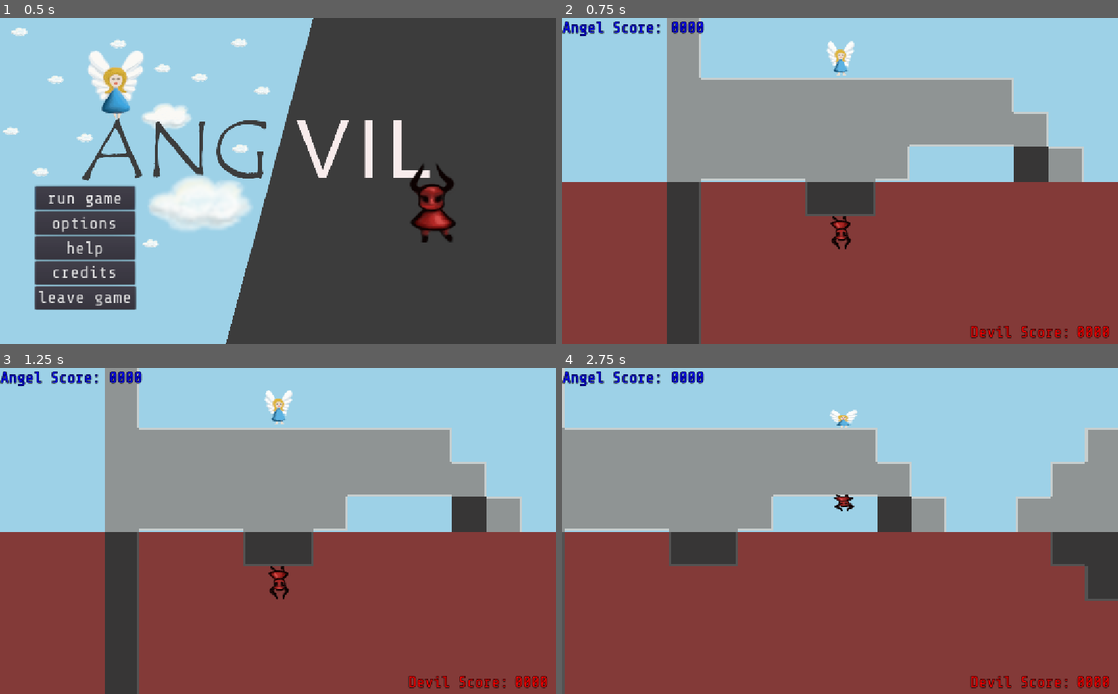
Above: before the commit, frames 1-4 (two rows, left to right).
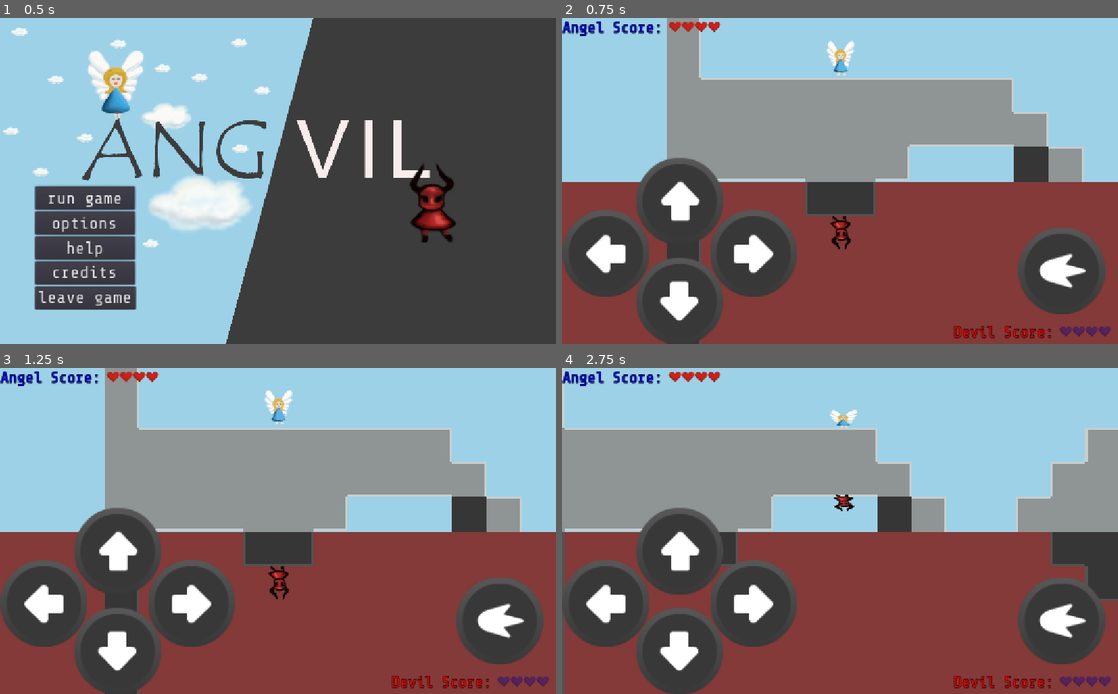
Above: after the commit, the same moments.

Repository: ang-vil/angvil
Game: Godot game, scene res://scenes/menu.tscn
The game is run twice, just before and just after one commit, with the same random seed, the same clock (stepped at 60 frames per second) and the same inputs.
Inputs:
- Up to frame 1 (0.5 s): no input
- Up to frame 2 (0.75 s): click "run game" at 0.5 s
- Up to frame 3 (1.25 s): no input
- Up to frame 4 (2.75 s): tap Enter (ui_accept) at 1.25, 1.52, 2.27 s; hold Right (key_right) 1.28-2.03 s; tap Space (shoot) at 1.35, 2.1 s; hold Down (key_down) from 2.03 s (still down)

Frame 1 is identical in both runs. In frame 2, 16% of the frame differs, in the area x 0-99%, y 1-100%; in frame 3, 16%; in frame 4, 17%.

Commit message:
make touchbuttons bigger, split them in two halves, add hearts instead of score

Diff:
--- a/scenes/hud.tscn
+++ b/scenes/hud.tscn
@@ -7,6 +7,8 @@
 [ext_resource path="res://assets/touchbuttons/buttonDown.png" type="Texture" id=5]
 [ext_resource path="res://assets/touchbuttons/buttonLeft.png" type="Texture" id=6]
 [ext_resource path="res://scripts/hud.gd" type="Script" id=7]
+[ext_resource path="res://assets/Heart_Red.png" type="Texture" id=8]
+[ext_resource path="res://assets/Heart_Purple.png" type="Texture" id=9]
 
 [sub_resource type="DynamicFont" id=5]
 size = 30
@@ -26,9 +28,9 @@
 anchor_top = 1.0
 anchor_right = 1.0
 anchor_bottom = 1.0
-margin_left = -272.0
+margin_left = -304.0
 margin_top = -40.0
-margin_right = -50.0
+margin_right = -82.0
 rect_pivot_offset = Vector2( 312, 280 )
 theme = SubResource( 6 )
 text = "Devil Score: "
@@ -36,32 +38,61 @@
 "_edit_use_anchors_": false
 }
 
-[node name="DevilScore" type="RichTextLabel" parent="."]
-modulate = Color( 1, 0, 0, 1 )
+[node name="DevilScore" type="HSplitContainer" parent="."]
 anchor_left = 1.0
 anchor_top = 1.0
 anchor_right = 1.0
 anchor_bottom = 1.0
-margin_left = -76.0
+margin_left = -120.0
 margin_top = -40.0
+margin_right = -8.0
 rect_pivot_offset = Vector2( 112, 280 )
 theme = SubResource( 6 )
-text = "0000"
 __meta__ = {
 "_edit_use_anchors_": false
 }
 
-[node name="AngelScore" type="RichTextLabel" parent="."]
-modulate = Color( 0, 0.00392157, 1, 1 )
-margin_left = 200.0
-margin_right = 272.0
+[node name="DevilHeart1" type="Sprite" parent="DevilScore"]
+position = Vector2( 24, 16 )
+texture = ExtResource( 9 )
+
+[node name="DevilHeart2" type="Sprite" parent="DevilScore"]
+position = Vector2( 96, 16 )
+texture = ExtResource( 9 )
+
+[node name="DevilHeart3" type="Sprite" parent="DevilScore"]
+position = Vector2( 72, 16 )
+texture = ExtResource( 9 )
+
+[node name="DevilHeart4" type="Sprite" parent="DevilScore"]
+position = Vector2( 48, 16 )
+texture = ExtResource( 9 )
+
+[node name="AngelScore" type="HSplitContainer" parent="."]
+margin_left = 184.0
+margin_right = 296.0
 margin_bottom = 40.0
 rect_pivot_offset = Vector2( 112, 280 )
 theme = SubResource( 6 )
-text = "0000"
 __meta__ = {
 "_edit_use_anchors_": false
 }
+
+[node name="AngelHeart1" type="Sprite" parent="AngelScore"]
+position = Vector2( 24, 16 )
+texture = ExtResource( 8 )
+
+[node name="AngelHeart2" type="Sprite" parent="AngelScore"]
+position = Vector2( 48, 16 )
+texture = ExtResource( 8 )
+
+[node name="AngelHeart3" type="Sprite" parent="AngelScore"]
+position = Vector2( 72, 16 )
+texture = ExtResource( 8 )
+
+[node name="AngelHeart4" type="Sprite" parent="AngelScore"]
+position = Vector2( 96, 16 )
+texture = ExtResource( 8 )
 
 [node name="AngelScoreLabel" type="RichTextLabel" parent="."]
 modulate = Color( 0, 0.00392157, 1, 1 )
@@ -74,41 +105,54 @@
 "_edit_use_anchors_": false
 }
 
-[node name="touchButtons" type="Control" parent="."]
-visible = false
+[node name="touchButtonsRight" type="Control" parent="."]
 anchor_left = 1.0
 anchor_top = 1.0
 anchor_right = 1.0
 anchor_bottom = 1.0
-margin_left = -304.0
+margin_left = -200.0
 margin_top = -232.0
 margin_bottom = -56.0
 __meta__ = {
 "_edit_use_anchors_": false
 }
 
-[node name="buttonFire" type="TouchScreenButton" parent="touchButtons"]
-position = Vector2( 16, 112 )
+[node name="buttonFire" type="TouchScreenButton" parent="touchButtonsRight"]
+position = Vector2( 16, 16 )
+scale = Vector2( 2, 2 )
 normal = ExtResource( 3 )
 action = "shoot"
 
-[node name="buttonDown" type="TouchScreenButton" parent="touchButtons"]
-position = Vector2( 176, 112 )
+[node name="touchButtonsLeft" type="Control" parent="."]
+anchor_top = 1.0
+anchor_bottom = 1.0
+margin_top = -296.0
+margin_right = 424.0
+__meta__ = {
+"_edit_use_anchors_": false
+}
+
+[node name="buttonDown" type="TouchScreenButton" parent="touchButtonsLeft"]
+position = Vector2( 136, 136 )
+scale = Vector2( 2, 2 )
 normal = ExtResource( 5 )
 action = "key_down"
 
-[node name="buttonUp" type="TouchScreenButton" parent="touchButtons"]
-position = Vector2( 176, -16 )
+[node name="buttonUp" type="TouchScreenButton" parent="touchButtonsLeft"]
+position = Vector2( 136, -48 )
+scale = Vector2( 2, 2 )
 normal = ExtResource( 2 )
 action = "key_up"
 
-[node name="buttonLeft" type="TouchScreenButton" parent="touchButtons"]
-position = Vector2( 128, 48 )
+[node name="buttonLeft" type="TouchScreenButton" parent="touchButtonsLeft"]
+position = Vector2( 0, 48 )
+scale = Vector2( 2, 2 )
 normal = ExtResource( 6 )
 passby_press = true
 action = "key_left"
 
-[node name="buttonRight" type="TouchScreenButton" parent="touchButtons"]
-position = Vector2( 224, 48 )
+[node name="buttonRight" type="TouchScreenButton" parent="touchButtonsLeft"]
+position = Vector2( 272, 48 )
+scale = Vector2( 2, 2 )
 normal = ExtResource( 4 )
 action = "key_right"
--- a/scripts/hud.gd
+++ b/scripts/hud.gd
@@ -1,7 +1,21 @@
 extends CanvasLayer
+
+var angelHearts = []
+var devilHearts = []
 
 func _ready():
 	if OS.get_name() in ["HTML5", "Android", "iOS"]:
 		if OS.has_touchscreen_ui_hint():
 			OS.hide_virtual_keyboard()
-			$touchButtons.visible = true
+			$touchButtonsRight.visible = true
+			$touchButtonsLeft.visible = true
+
+	angelHearts.push_back($AngelScore/AngelHeart1)
+	angelHearts.push_back($AngelScore/AngelHeart2)
+	angelHearts.push_back($AngelScore/AngelHeart3)
+	angelHearts.push_back($AngelScore/AngelHeart4)
+
+	devilHearts.push_back($DevilScore/DevilHeart1)
+	devilHearts.push_back($DevilScore/DevilHeart2)
+	devilHearts.push_back($DevilScore/DevilHeart3)
+	devilHearts.push_back($DevilScore/DevilHeart4)
Not shown: 1 places in scenes/hud.tscn that only renumber resources
